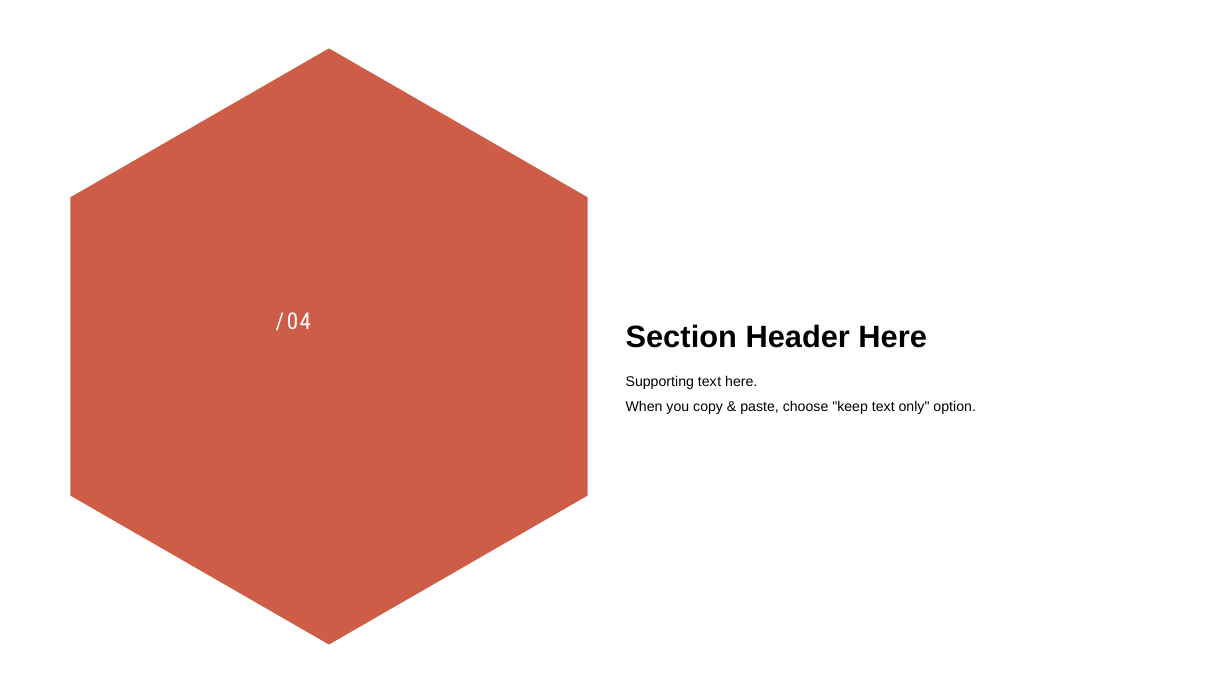
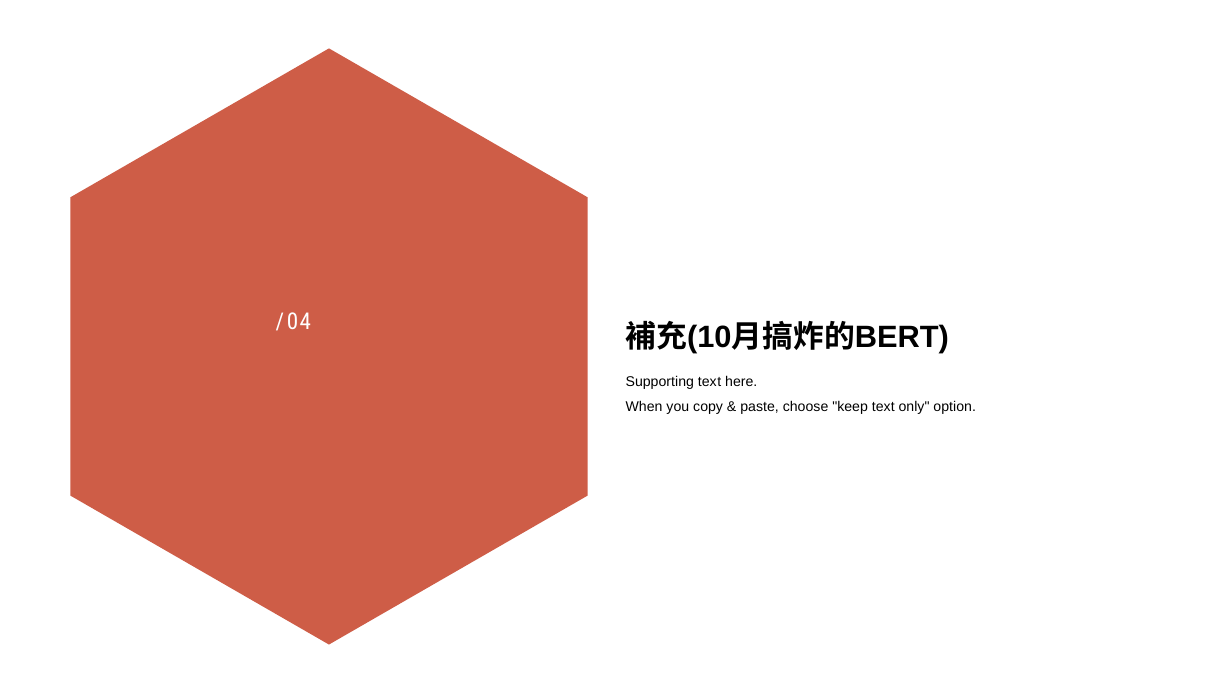
Before and after one commit to stereo720712/2020-11_2021-01_deep_learning_learn_report_record, a slide deck: slide 16 of 11_2_to_11__6_first/1.Deeping_learning_introduce.pptx (slide 9 before the commit). Drawn at 1232x693 pixels with LibreOffice and Linux fonts; fonts in the diff are those of the drawing. Boxes give left, top, right and bottom in pixels: in the first picture for what was removed or moved away, otherwise in the second. Text is boxed around its words. In the diff, an @@ line names an element or a change of style, - is before the commit and + after.

```diff
--- a/11_2_to_11__6_first/1.Deeping_learning_introduce.pptx
+++ b/11_2_to_11__6_first/1.Deeping_learning_introduce.pptx
@@ title at [626, 321, 949, 354]: text changed @@
-Sect ion Header Here
+補充(10月搞炸的BERT)
```
Also in this commit, not shown: 4 other slides changed, 9 slides added, 2 slides removed, 1 other file.
